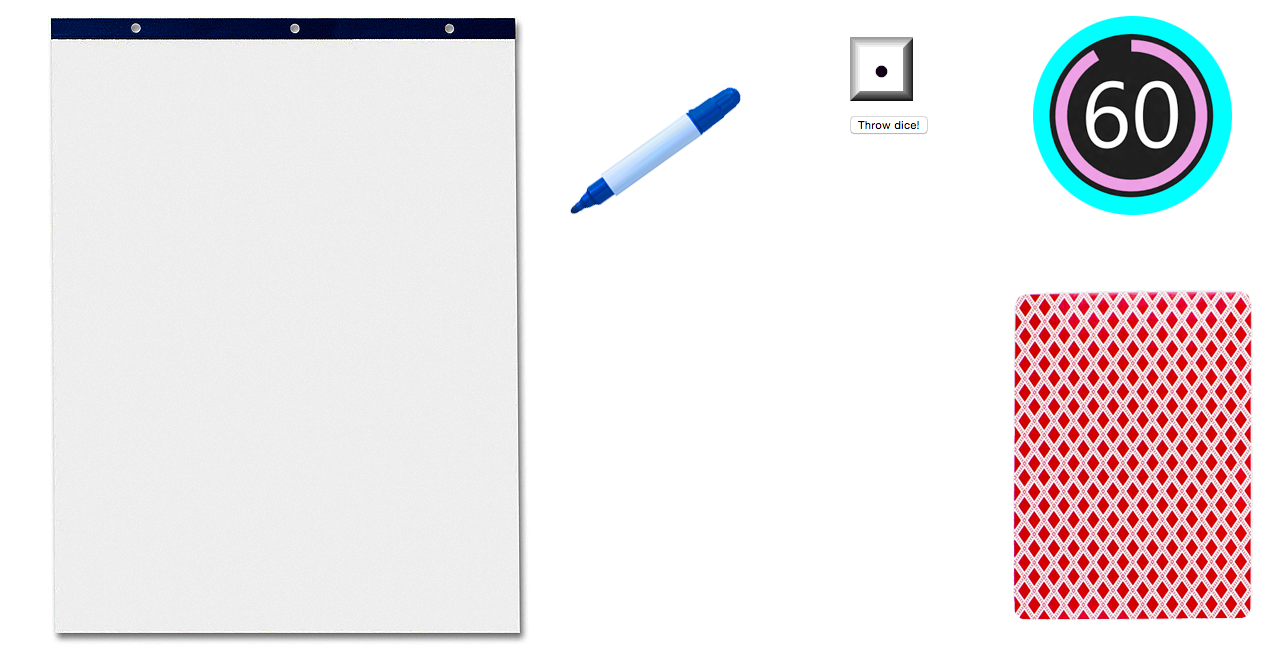
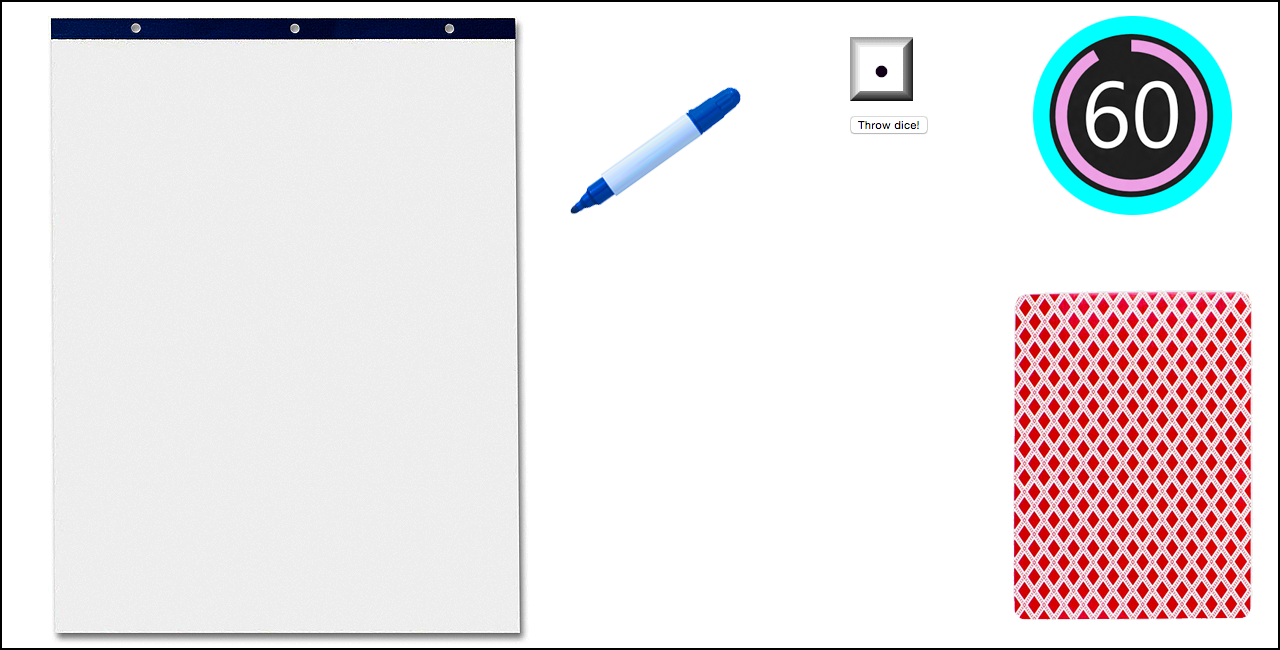
Layer changes from the first (1280, 650) image to the second:
painted on "Layer 6" over 0, 0, 1280, 650
